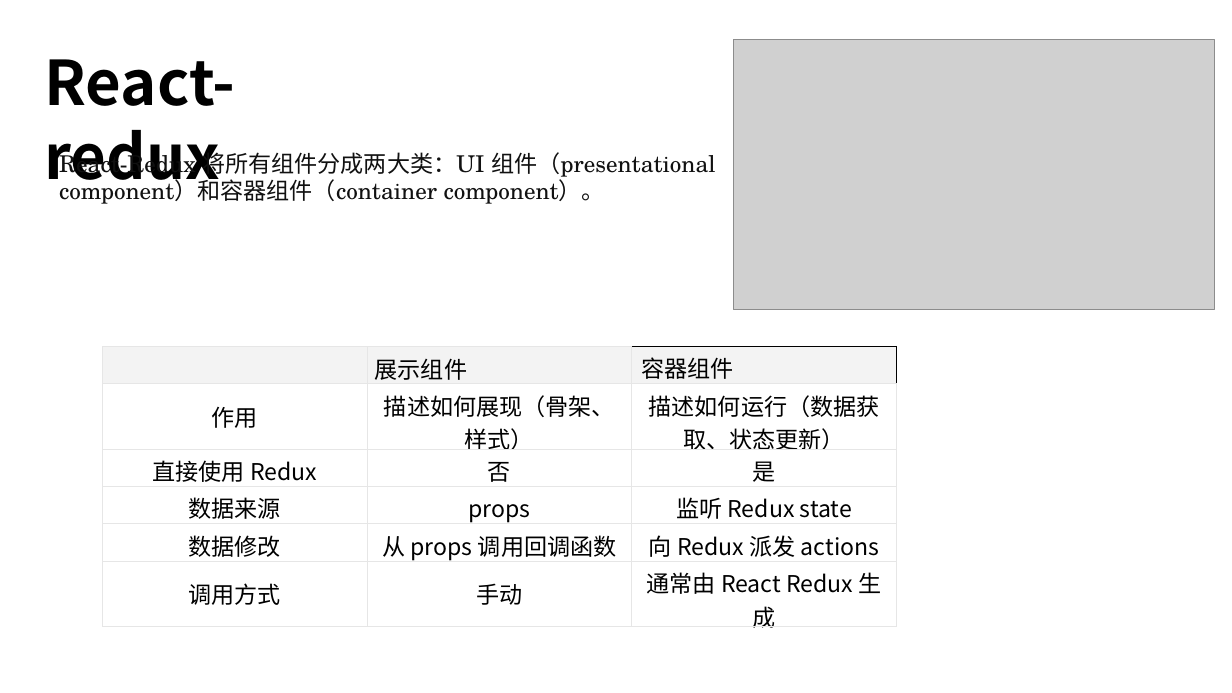
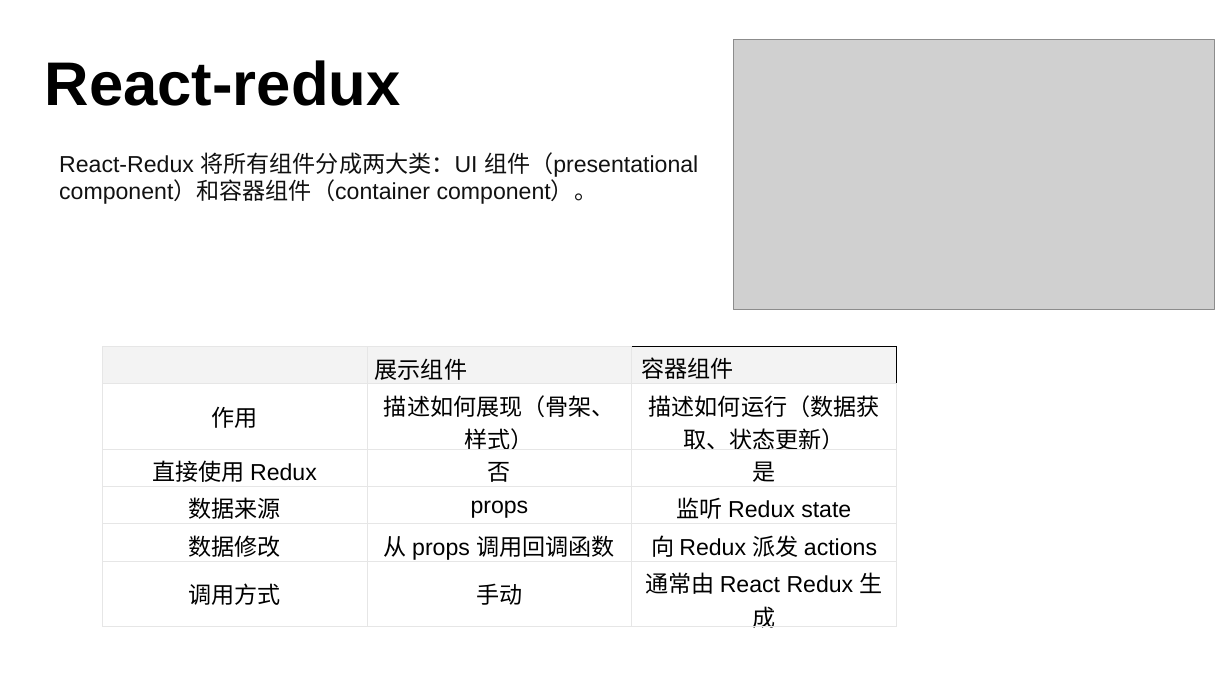
Before and after one commit to windssea/react-study, a slide deck: slide 11 of react入门介绍.pptx. Drawn at 1232x693 pixels with LibreOffice and Linux fonts; fonts in the diff are those of the drawing; grey boxes stand for pictures. Boxes give left, top, right and bottom in pixels: in the first picture for what was removed or moved away, otherwise in the second. Text is boxed around its words. In the diff, an @@ line names an element or a change of style, - is before the commit and + after.

```diff
--- a/react入门介绍.pptx
+++ b/react入门介绍.pptx
@@ text "React-redux" at box(45, 60, 401, 106): font Noto Sans CJK SC to Arial @@
@@ text "React-Redux 将所有组件分成两大类：UI 组件（presentational component）和容器组件（ ..." at box(59, 152, 698, 204): font TeX Gyre Schola to Arial @@
@@ table at box(103, 347, 896, 632) @@
@@ font Noto Sans CJK SC to Arial @@
```
Also in this commit, not shown: 10 other slides changed, 2 other files.
